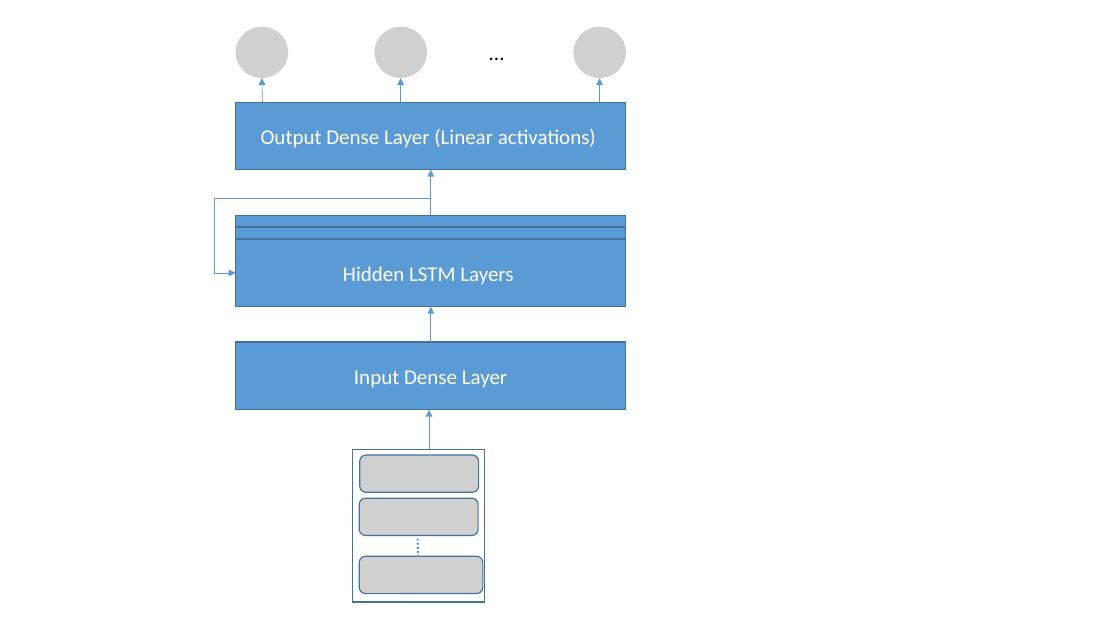
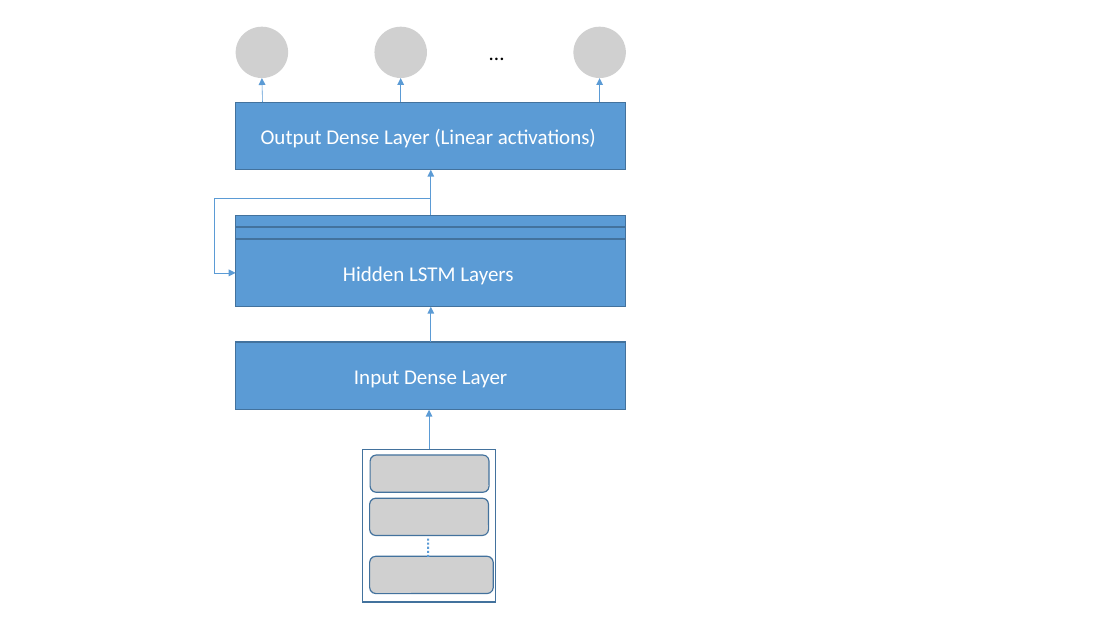
Before and after one commit to adnapibar/ms-research-thesis, a slide deck: slide 11 of latex-thesis/figures.pptx. Drawn at 1120x630 pixels with LibreOffice and Linux fonts; fonts in the diff are those of the drawing; grey boxes stand for pictures. Boxes give left, top, right and bottom in pixels: in the first picture for what was removed or moved away, otherwise in the second. Text is boxed around its words. In the diff, an @@ line names an element or a change of style, - is before the commit and + after.

```diff
--- a/latex-thesis/figures.pptx
+++ b/latex-thesis/figures.pptx
@@ 3 pictures, 1 rectangle, 1 line: place and size @@
-3 pictures, 1 rectangle, 1 line at [352, 450, 485, 602]
+3 pictures, 1 rectangle, 1 line at [363, 450, 496, 602]
```
Also in this commit, not shown: 2 other slides changed, 12 other files.
